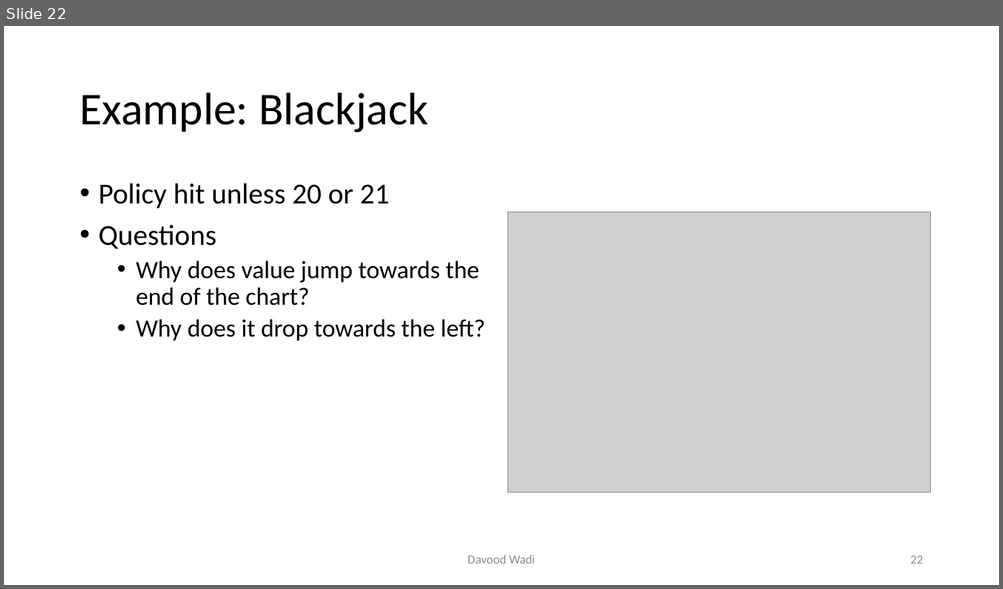
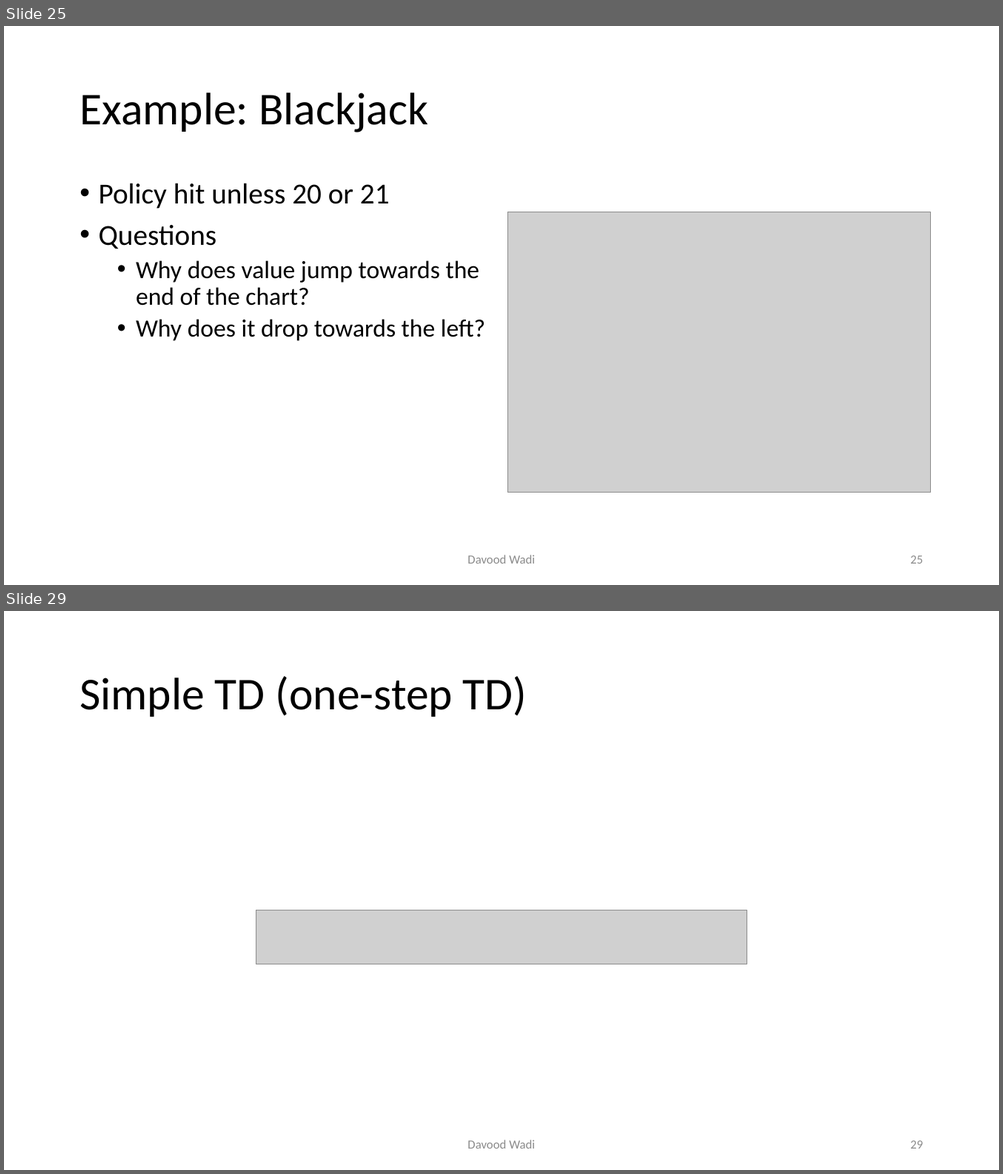
Before and after one commit to davoodwadi/davoodwadi.github.io, a slide deck: RL/RL1_slides.pptx. Shown one above the other, each under a label of ours: slide 22 before the commit, slides 25 and 29 after it; the slides between them are not shown. The pictures are 1003x589 and 1003x1174 pixels, drawn with LibreOffice and Linux fonts; fonts in the diff are those of the drawing; grey boxes stand for pictures; background and template pictures are left out. Boxes give left, top, right and bottom in pixels: in the first picture for what was removed or moved away, otherwise in the second. Text is boxed around its words. In the diff, an @@ line names an element or a change of style, - is before the commit and + after.

```diff
--- a/RL/RL1_slides.pptx
+++ b/RL/RL1_slides.pptx
@@ slide 29 added at (4,611,999,1170), background #FFFFFF @@
@@ title added at (79,676,527,717), 44 pt, text #000000 @@
+Simple TD (one-step TD)
@@ picture added at (256,910,747,964) @@
@@ text added at (467,1140,535,1149), 12 pt, text #8C8C8C @@
+Davood Wadi
@@ page number added at (910,1141,922,1149), 12 pt, text #8C8C8C @@
+29
@@ what was slide 22 is now slide 25 @@
@@ page number at (910,556,922,564): text changed @@
-22
+25
```
Also in this commit, not shown: 1 slide changed, 9 other slides added.
